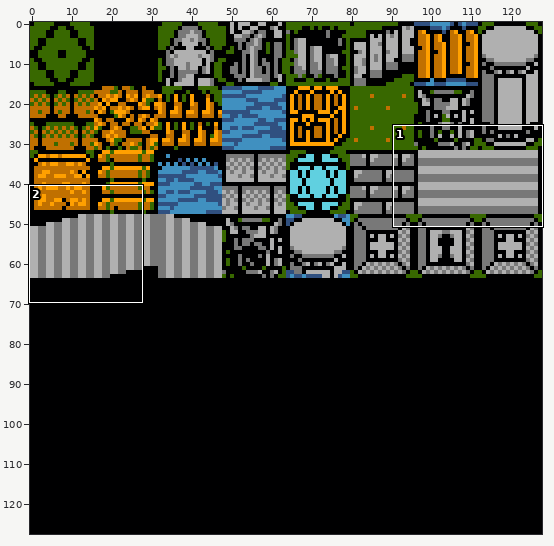
File history of a sprite sheet, Content/dungeon1.png. Above, an overview of the earlier version with the close-up marked.
Close-up. Before:
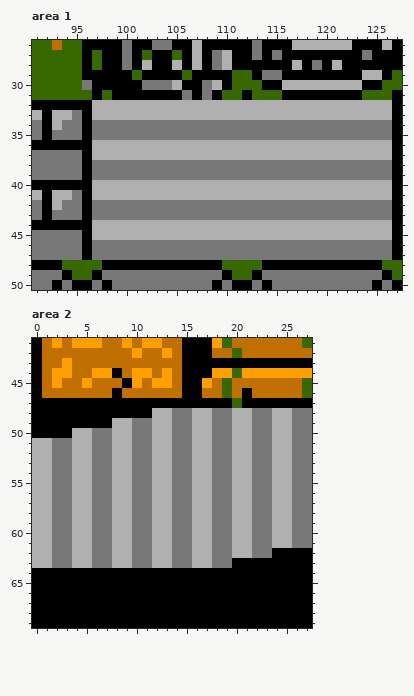
The file is 256x256 pixels, drawn in blocks of 2x2; one block is one cell here. Shown: area 1: x 91..127, y 26..50; area 2: x 0..27, y 41..69.
New version:
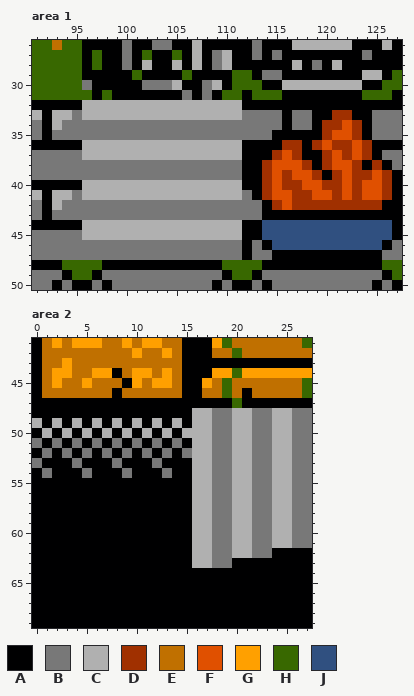
Palette (. is transparent): A #000001  B #787878  C #b0b0b0  D #a03000  E #c07000  F #e05000  G #ffa000  H #386800  J #305080
Change:
Area 1:
The edit turns colour B into colour A in row 34 at x 116, 119 and 124; in row 35 at x 115 to 119 and 124; in row 38 at x 112 to 113, 119, 124 and 126; in row 39 at x 112 to 113 and 120; in row 42 at x 114 and 126; in row 43 at x 114 to 126.
The edit turns colour B into colour A in row 46 at x 112, 114 and 126; in row 47 at x 112 and 115 to 125.
The edit turns colour C into colour A in row 32 at x 112 to 126; in row 33 at x 116, 119 to 120 and 123 to 124; in row 36 at x 112 to 115, 118 and 125 to 126; in row 37 at x 112 to 114, 118 to 119 and 125; in row 40 at x 112 to 113; in row 41 at x 113.
The edit turns colour C into colour A in rows 44 to 45 at x 112 to 113.
The edit turns colour A into colour B in row 33 at x 127; in rows 34 to 35 at x 96 and 127; in row 37 at x 127; in row 38 at x 96 and 127; in row 39 at x 96; in rows 42 to 43 at x 96.
The edit turns colour A into colour B in rows 46 to 47 at x 96 and 127.
The edit turns colour C into colour B in row 33 at x 112 to 115, 117 to 118 and 125 to 126; in row 37 at x 126; in row 41 at x 112.
The edit turns colour A into colour C in rows 32 to 33 at x 96; in rows 36 to 37 at x 96; in rows 40 to 41 at x 96; in rows 44 to 45 at x 96.
The edit turns colour B into colour D in row 34 at x 120 to 121 and 123; in row 35 at x 120 and 123; in row 38 at x 114, 118, 120, 123 and 125; in row 39 at x 114, 116, 119, 121, 123 to 124 and 126; in row 42 at x 115 and 117 to 125.
The edit turns colour C into colour D in row 33 at x 121 to 122; in row 36 at x 116 to 117, 119, 121 to 122 and 124; in row 37 at x 115, 117, 120, 122 and 124; in row 40 at x 114, 116 to 117, 120 to 121, 123 and 126; in row 41 at x 114, 117 to 118, 121, 123 and 126.
The edit turns colour B into colour F in row 34 at x 122; in row 35 at x 121 to 122; in row 38 at x 115 to 117 and 121 to 122; in row 39 at x 115, 117 to 118, 122 and 125; in row 42 at x 116.
The edit turns colour C into colour F in row 36 at x 120 and 123; in row 37 at x 116, 121 and 123; in row 40 at x 115, 118 to 119, 122 and 124 to 125; in row 41 at x 115 to 116, 119 to 120, 122 and 124 to 125.
The edit turns colour B into colour J in row 46 at x 115 to 125.
The edit turns colour C into colour J in rows 44 to 45 at x 114 to 126.
Area 2:
The edit turns colour B into colour A in row 48 at x 14 to 15; in row 49 at x 11 and 15; in row 50 at x 6, 10 and 14; in row 51 at x 3, 7, 11 and 15; in row 52 at x 2, 6, 10 and 14; in rows 53 to 63 at x 2 to 3, 6 to 7, 10 to 11 and 14 to 15.
The edit turns colour C into colour A in row 48 at x 12 to 13; in row 49 at x 9 and 13; in row 50 at x 4, 8 and 12; in row 51 at x 1, 5, 9 and 13; in row 52 at x 0, 4, 8 and 12; in row 53 at x 1, 5, 9 and 13.
The edit turns colour C into colour A in row 54 at x 0, 4, 8 and 12; in rows 55 to 63 at x 0 to 1, 4 to 5, 8 to 9 and 12 to 13.
The edit turns colour C into colour B in row 51 at x 0, 4, 8 and 12; in row 52 at x 1, 5, 9 and 13; in row 53 at x 0, 4, 8 and 12; in row 54 at x 1, 5, 9 and 13.
The edit turns colour A into colour C in row 49 at x 0, 2, 4 and 6; in row 50 at x 1 and 3.
The edit turns colour B into colour C in row 49 at x 10 and 14; in row 50 at x 7, 11 and 15.
Boxes around the changes in both close-ups, in picture pixels (x1, y1, x2, y2):
changed: (82, 100, 92, 260)
changed: (242, 100, 402, 260)
changed: (32, 408, 192, 568)
